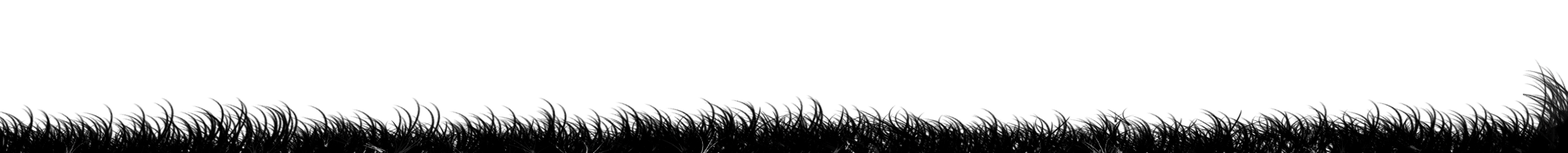
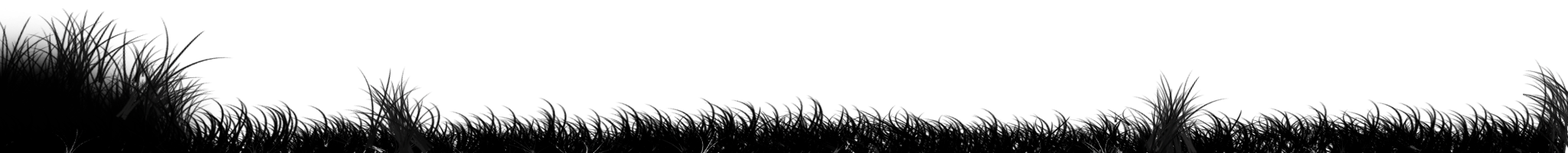
Revision of a layered 1568x153 image; what changed, layer by layer:
removed layer "Layer 2" over box(1528, 109, 1568, 153)
added layer "grass clump" above "grass copy" over box(343, 65, 1229, 153)
added layer "left hill" above "white bg" over box(0, 8, 233, 153)
